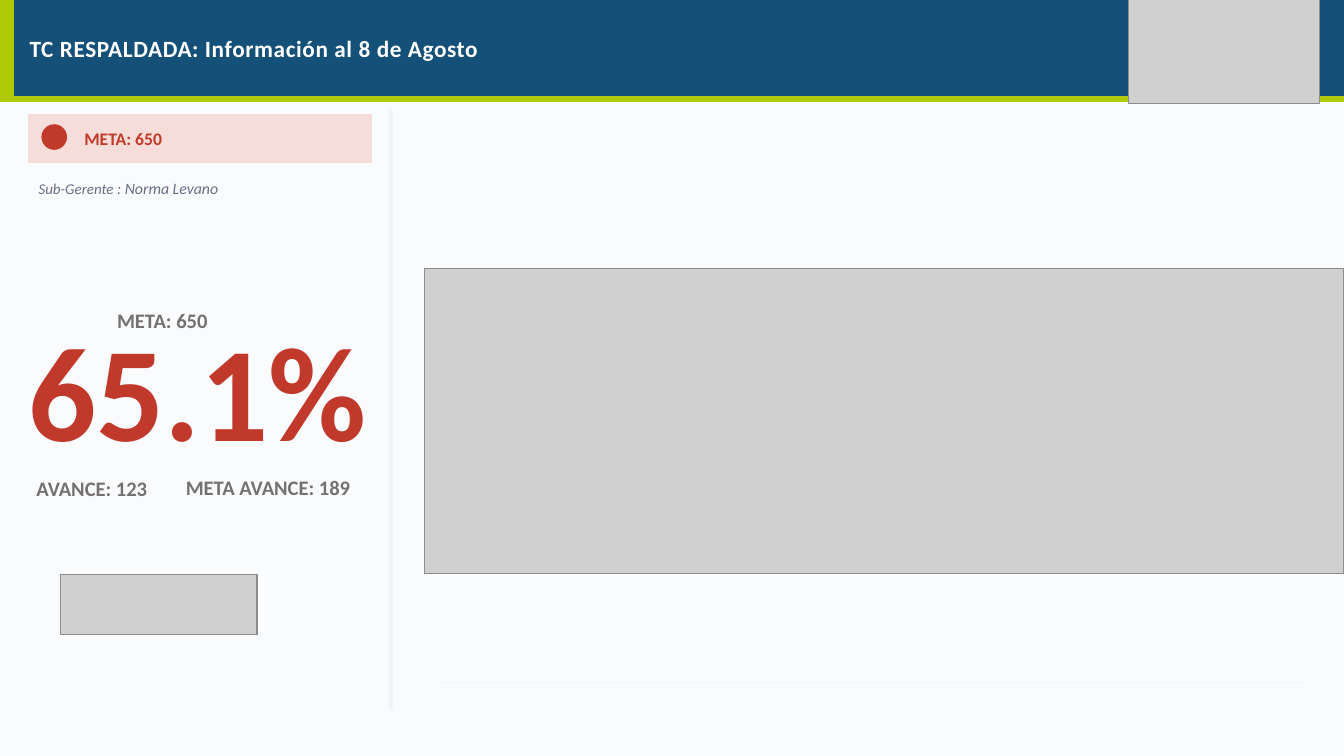
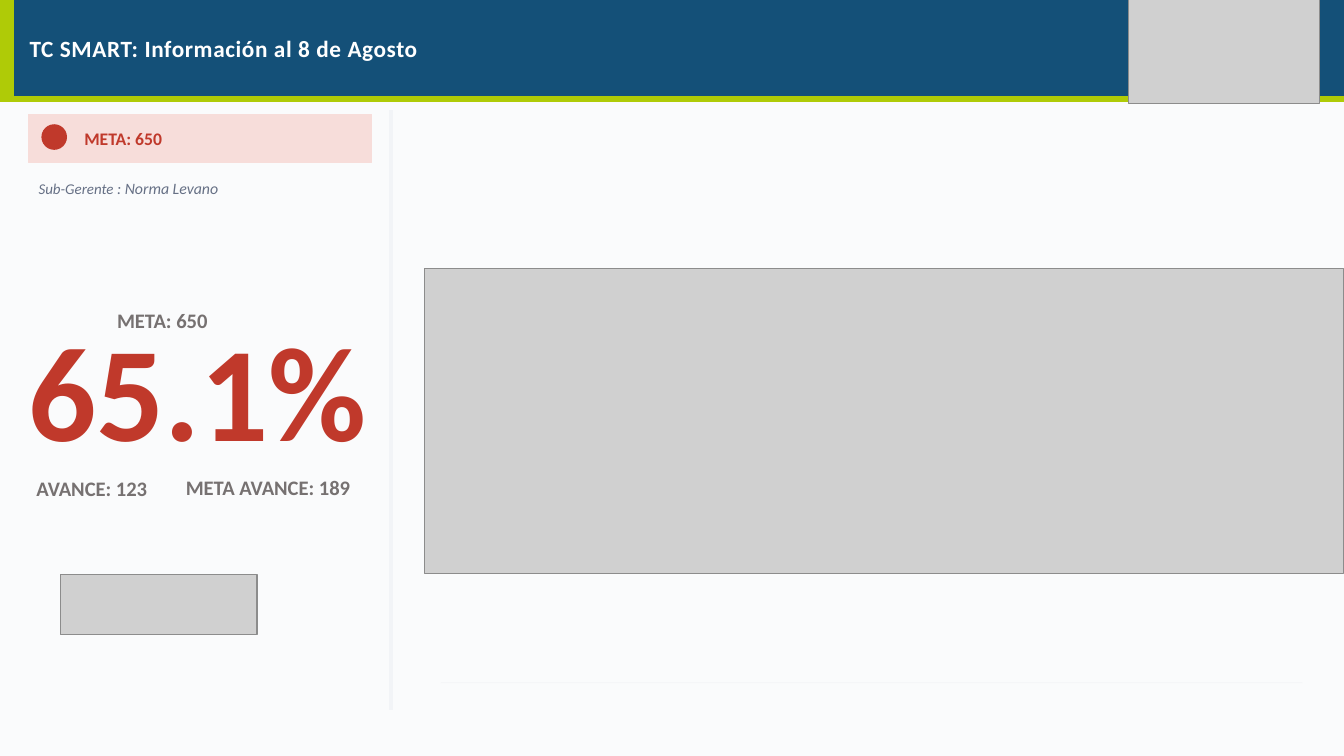
Before and after one commit to piere0405/streamlit_app, a slide deck: slide 46 of plantilla_campanias.pptx. Drawn at 1344x756 pixels with LibreOffice and Linux fonts; fonts in the diff are those of the drawing; grey boxes stand for pictures. Boxes give left, top, right and bottom in pixels: in the first picture for what was removed or moved away, otherwise in the second. Text is boxed around its words. In the diff, an @@ line names an element or a change of style, - is before the commit and + after.

```diff
--- a/plantilla_campanias.pptx
+++ b/plantilla_campanias.pptx
@@ text at (x1=30, y1=40, x2=418, y2=61): text changed @@
-TC RESPALDADA: Información al 8 de Agosto
+TC SMART: Información al 8 de Agosto
```
Also in this commit, not shown: 2 other slides changed, 3 other files.
